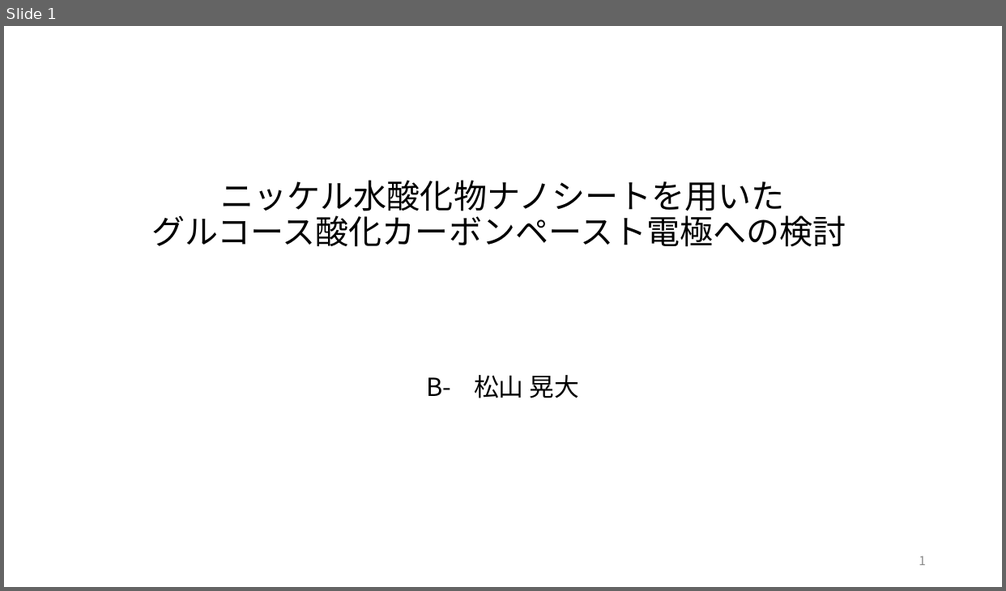
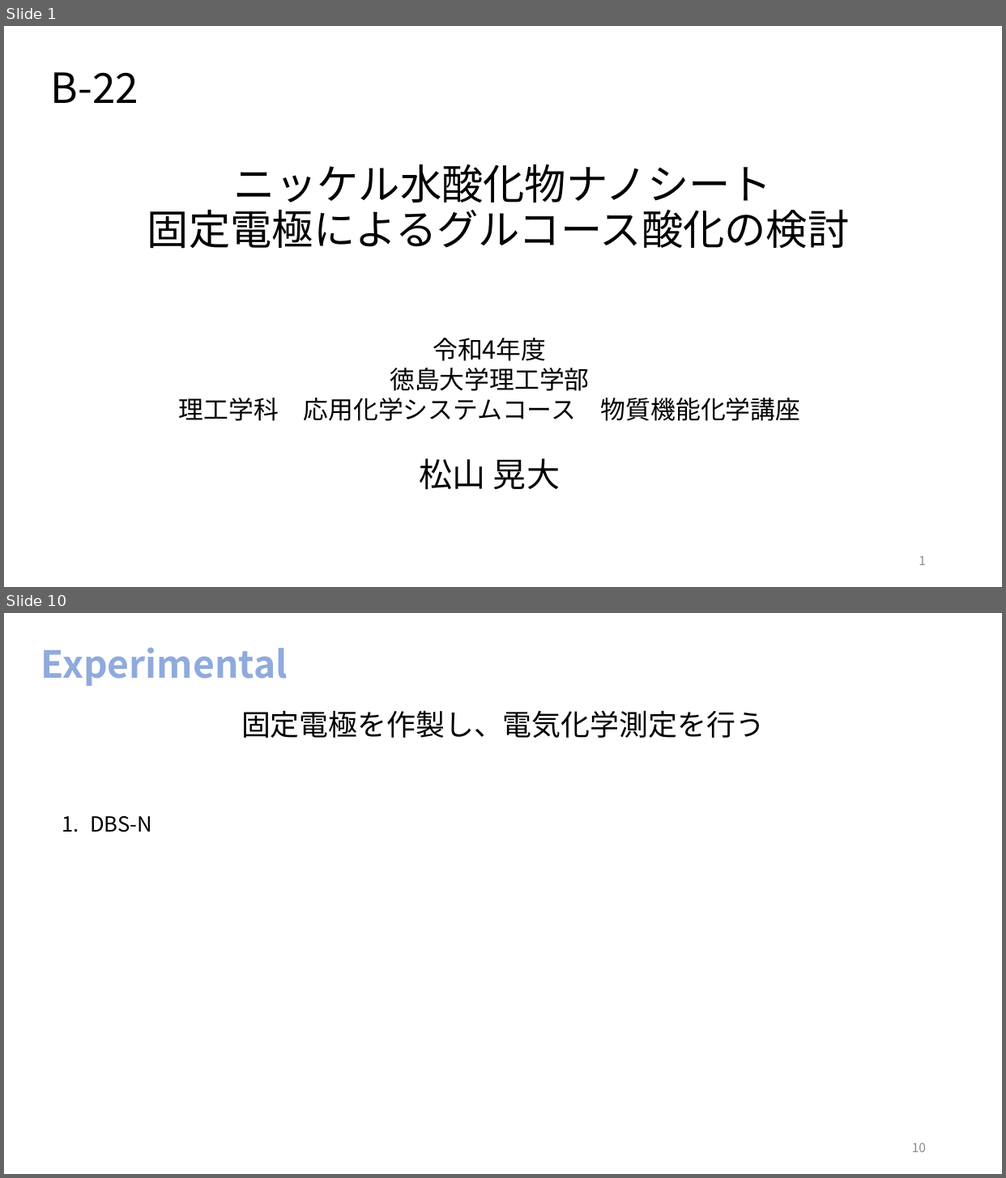
Before and after one commit to akidon0000/graduation-thesis, a slide deck: 卒論スライド 松山晃大.pptx. Shown one above the other, each under a label of ours: slide 1 before the commit, slides 1 and 10 after it; the slides between them are not shown. The pictures are 1006x591 and 1006x1178 pixels, drawn with LibreOffice and Linux fonts; fonts in the diff are those of the drawing. Boxes give left, top, right and bottom in pixels: in the first picture for what was removed or moved away, otherwise in the second. Text is boxed around its words. In the diff, an @@ line names an element or a change of style, - is before the commit and + after.

```diff
--- a/卒論スライド 松山晃大.pptx
+++ b/卒論スライド 松山晃大.pptx
@@ slide 10 added at (x1=4, y1=613, x2=1002, y2=1174), background #FFFFFF @@
@@ title added at (x1=41, y1=647, x2=288, y2=686), 36 pt, text #8FAADC, bold @@
+Experimental
@@ text added at (x1=90, y1=710, x2=765, y2=833), 28 pt, text #000000 @@
+固定電極を作製し、電気化学測定を行う
+1. DBS-N
@@ page number added at (x1=912, y1=1143, x2=926, y2=1152), 12 pt, text #8C8C8C @@
+10
@@ slide 1 changed as well @@
@@ text added at (x1=51, y1=72, x2=138, y2=103), 40 pt, text #000000 @@
+B-22
@@ title at (x1=147, y1=165, x2=850, y2=249): text changed; size 32 to 40 pt @@
-ニッケル水酸化物ナノシートを用いた
-グルコース酸化カーボンペースト電極への検討
+ニッケル水酸化物ナノシート
+固定電極によるグルコース酸化の検討
@@ text added at (x1=179, y1=338, x2=800, y2=490), 24 pt, text #000000 @@
+令和4年度
+徳島大学理工学部
+理工学科 応用化学システムコース 物質機能化学講座
+松山 晃大
@@ subtitle removed at (x1=427, y1=375, x2=580, y2=399) @@
-B- 松山 晃大
```
Also in this commit, not shown: 4 other slides changed, 7 other slides added, 2 slides removed, 5 other files.
